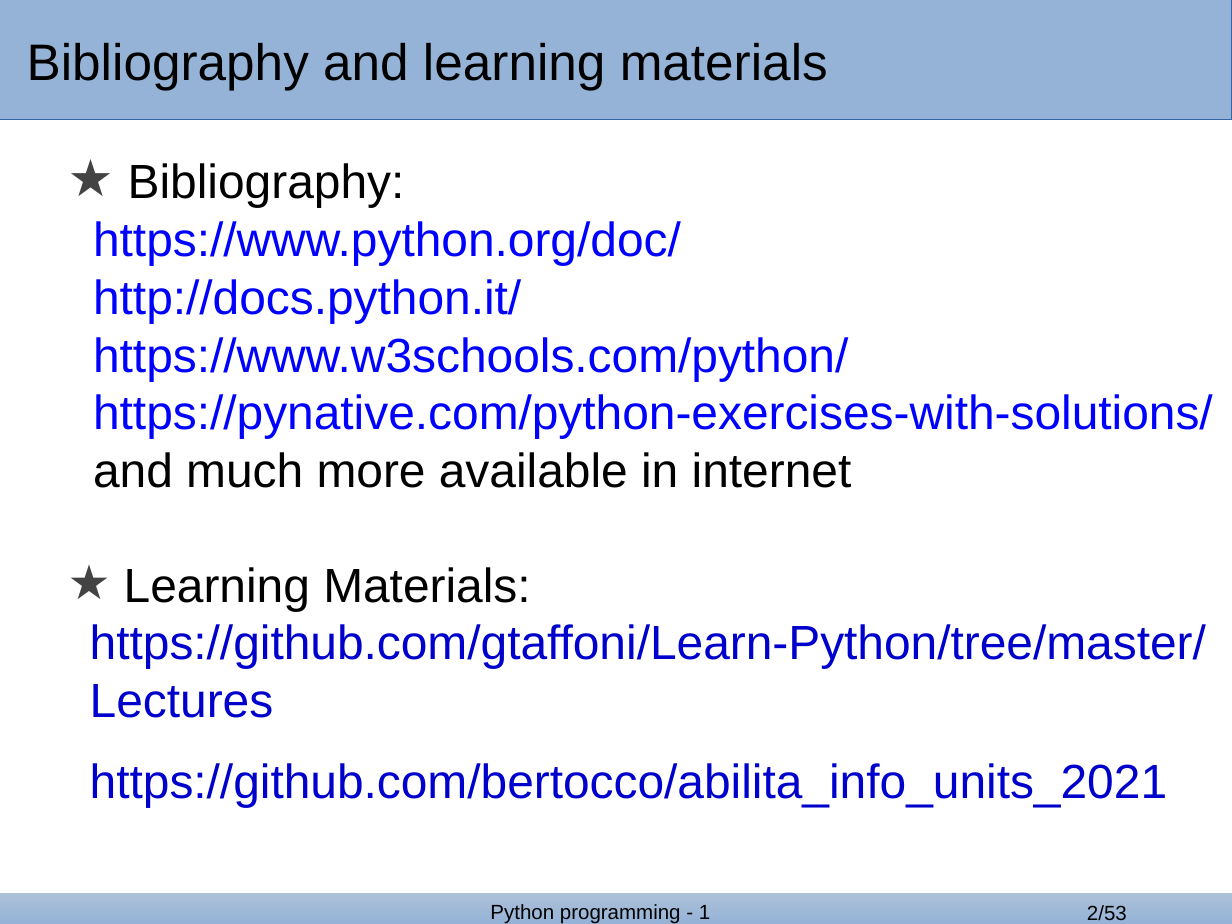
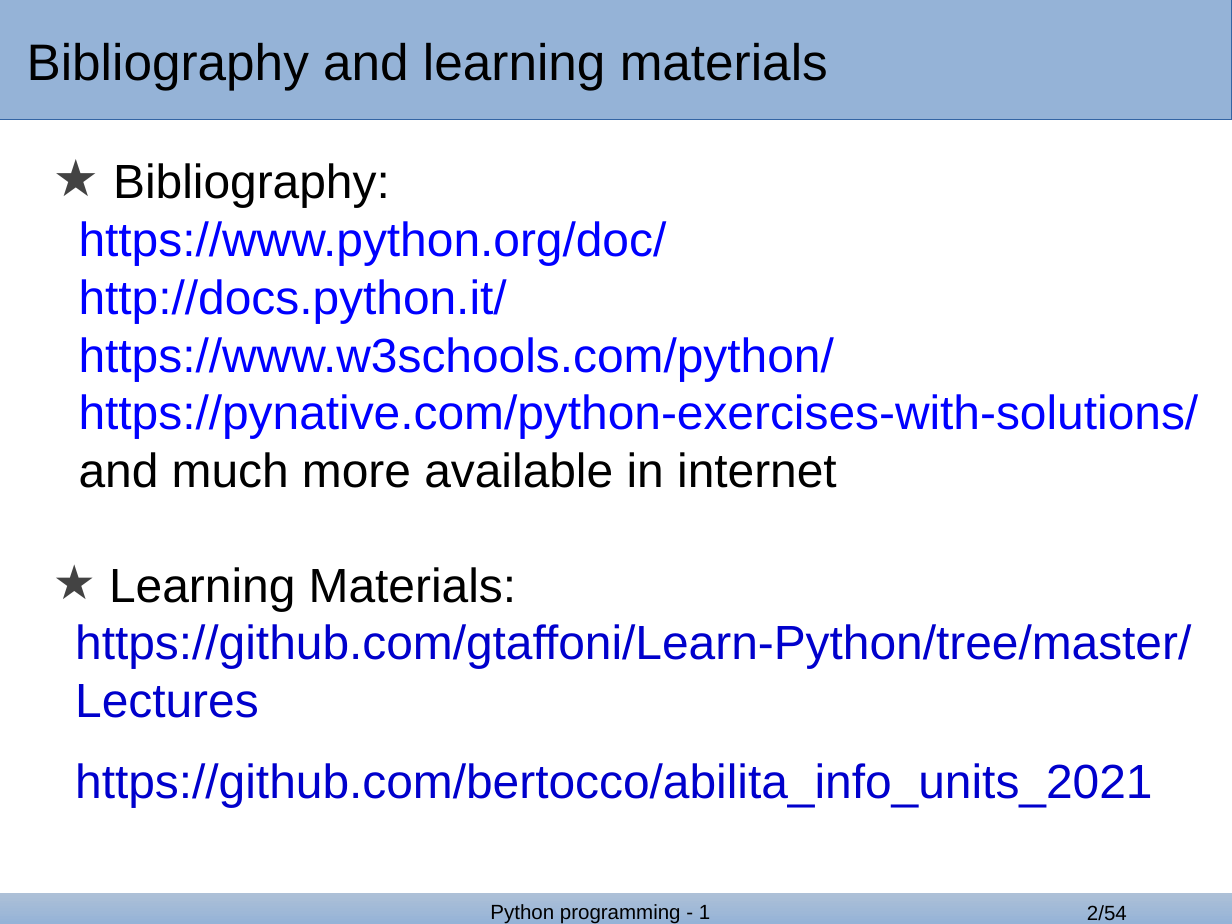
Before and after one commit to bertocco/abilita_info_units_2021, a slide deck: slide 2 of python_lessons/python_3_2021.odp. Drawn at 1232x924 pixels with LibreOffice and Linux fonts; fonts in the diff are those of the drawing; background and template pictures are left out. Boxes give left, top, right and bottom in pixels: in the first picture for what was removed or moved away, otherwise in the second. Text is boxed around its words. In the diff, an @@ line names an element or a change of style, - is before the commit and + after.

```diff
--- a/python_lessons/python_3_2021.odp
+++ b/python_lessons/python_3_2021.odp
@@ text "Bibliography:": place and size @@
-text "Bibliography:" at box(90, 163, 1213, 808)
+text "Bibliography:" at box(75, 163, 1199, 808)
@@ page number at box(1087, 905, 1127, 920): text changed @@
-2/53
+2/54
```
Also in this commit, not shown: 1 slide added, 1 other file.
